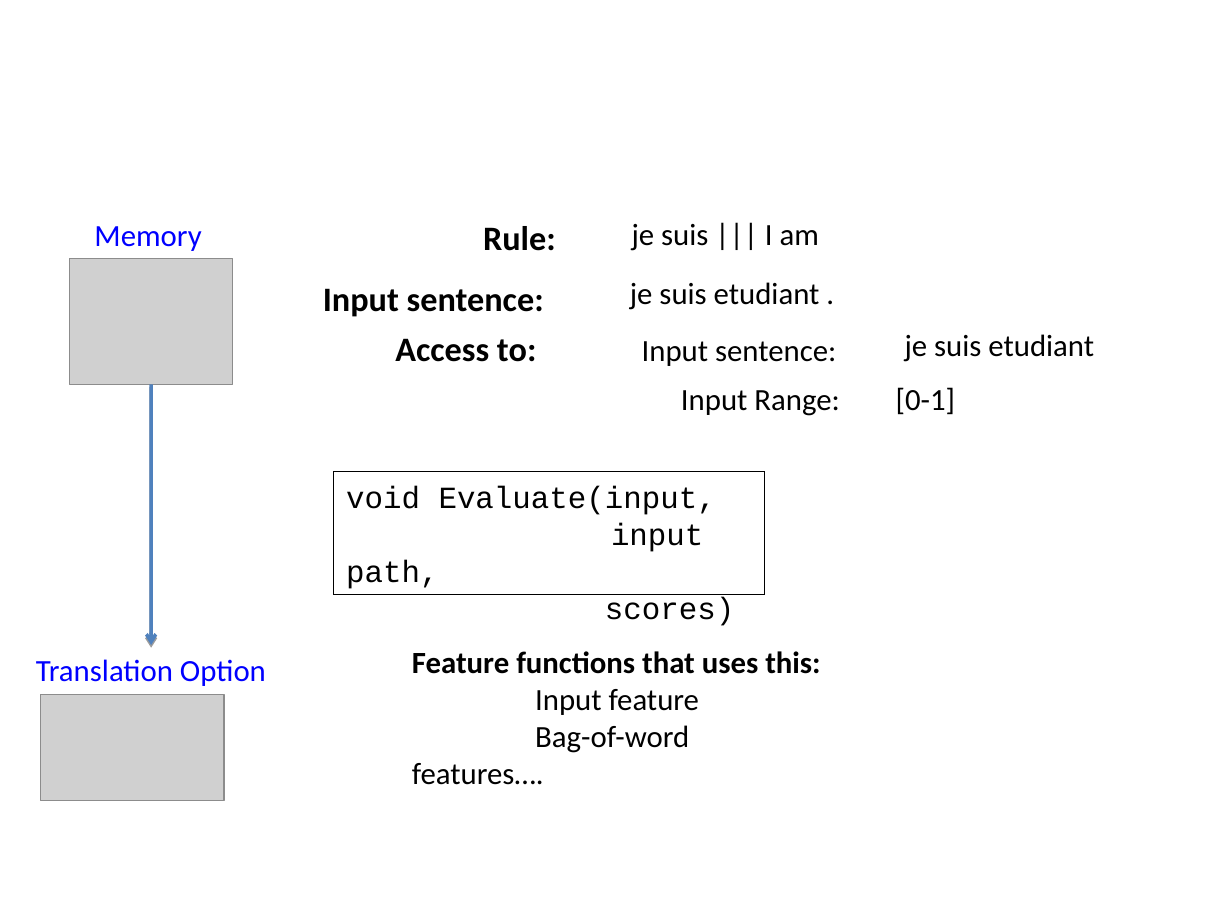
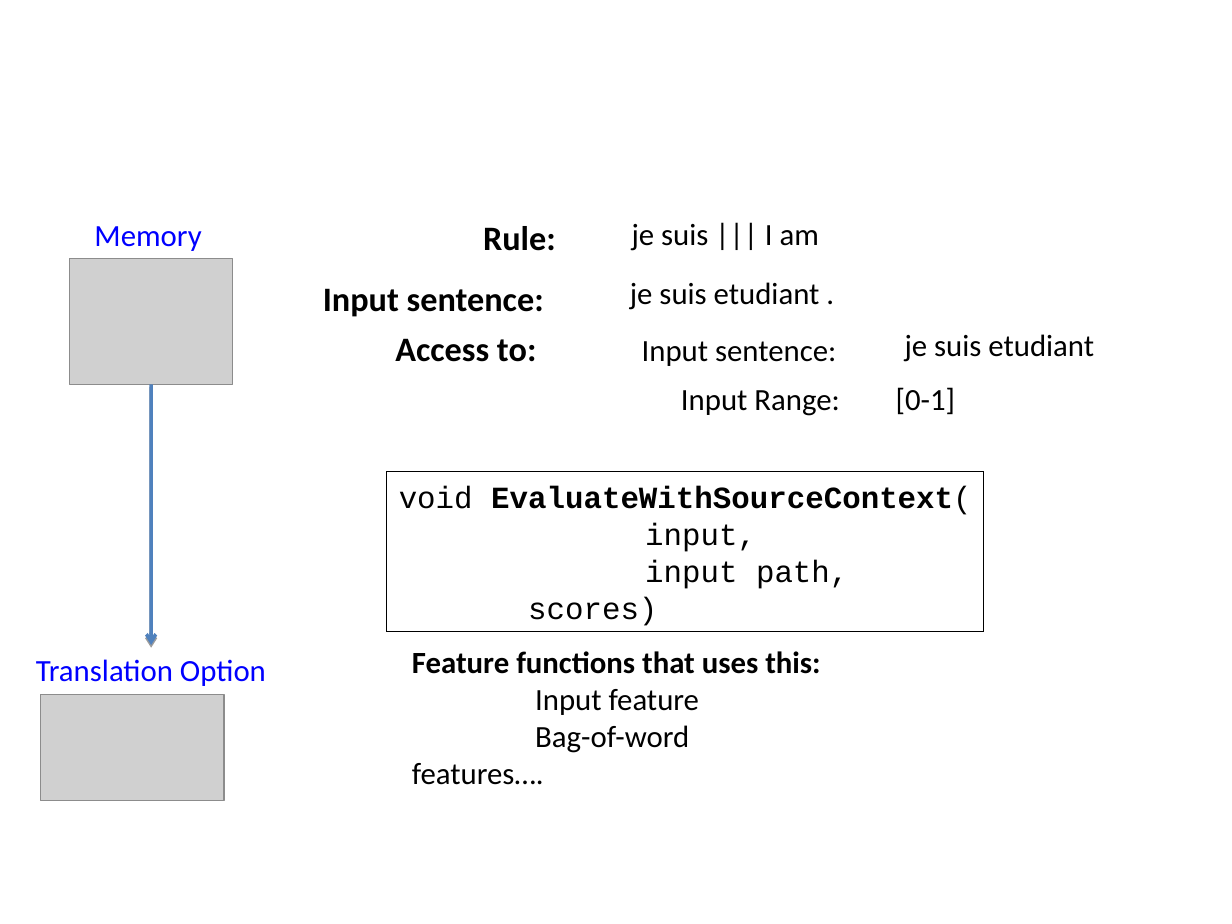
Before and after one commit to hieuhoang/papers, a slide deck: slide 23 of amta.2014/Feature_Function_API.odp. Drawn at 1232x924 pixels with LibreOffice and Linux fonts; fonts in the diff are those of the drawing; grey boxes stand for pictures. Boxes give left, top, right and bottom in pixels: in the first picture for what was removed or moved away, otherwise in the second. Text is boxed around its words. In the diff, an @@ line names an element or a change of style, - is before the commit and + after.

```diff
--- a/amta.2014/Feature_Function_API.odp
+++ b/amta.2014/Feature_Function_API.odp
@@ rectangle "void EvaluateWithSourceContext(": place and size @@
-rectangle "void EvaluateWithSourceContext(" at [334, 472, 765, 595]
+rectangle "void EvaluateWithSourceContext(" at [387, 472, 984, 632]
@@ text in rectangle at [399, 486, 972, 552]: text changed; bold on @@
-void Evaluate(input,
+void EvaluateWithSourceContext(
+input,
```
Also in this commit, not shown: 1 other slide changed, 5 other files.
